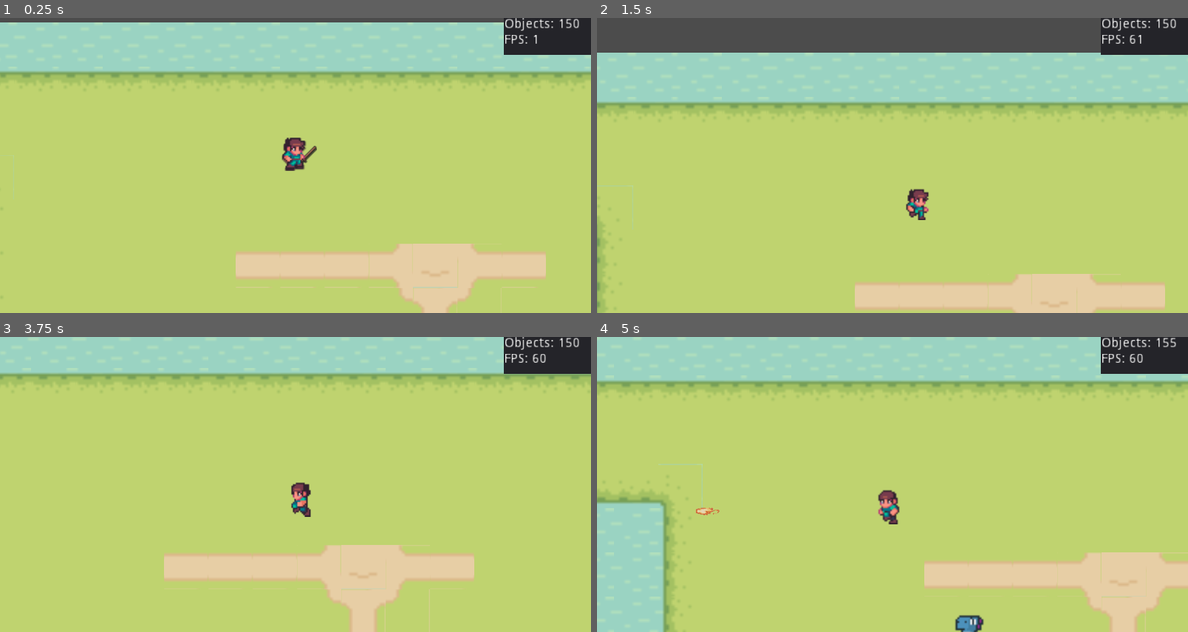
Above: before the commit, frames 1-4 (two rows, left to right).
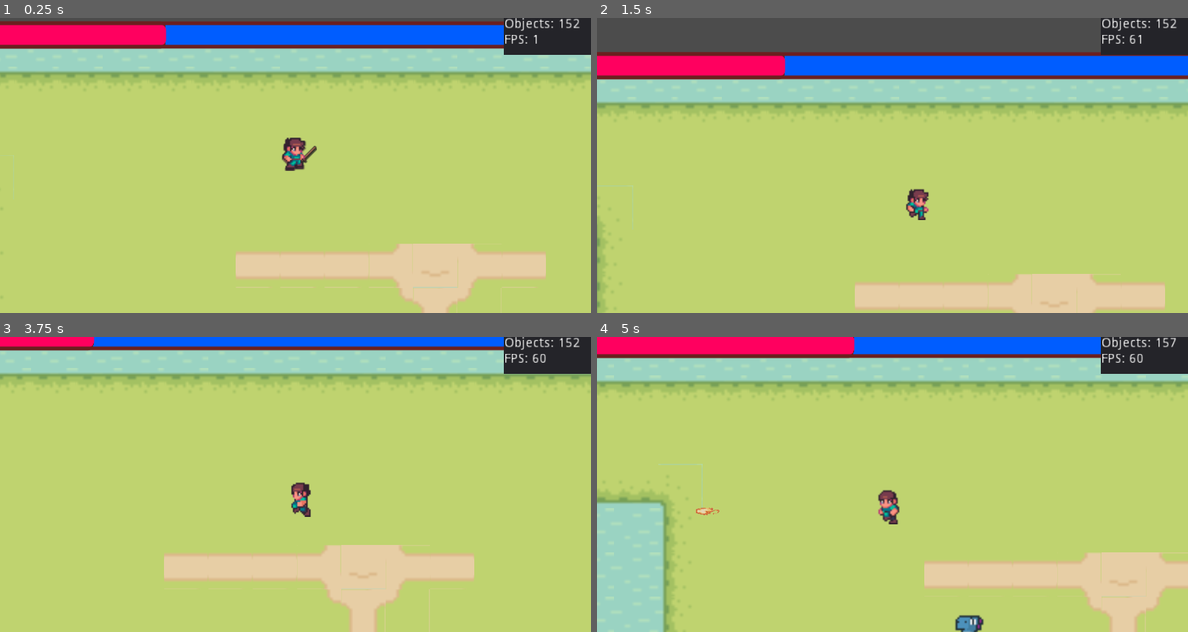
Above: after the commit, the same moments.

Repository: StoneAgeAdventure/StoneAgeAdventure
Game: Godot game, scene res://main/Main.tscn
The game is run twice, just before and just after one commit, with the same random seed, the same clock (stepped at 60 frames per second) and the same inputs.
Inputs (mouse positions are in pixels of both pictures, inside the frame that each line leads up to):
- Up to frame 1 (0.25 s): no input
- Up to frame 2 (1.5 s): move the mouse to (1022, 150) at 0.52 s; hold Right (move_right) 0.53-1.28 s; hold Space (attack) 0.53-1.28 s; move the mouse to (774, 180) at 1.27 s; hold Down (move_down) from 1.28 s (still down); click (774, 180) at 1.35 s
- Up to frame 3 (3.75 s): move the mouse to (354, 419) at 2.02 s; release Down (move_down) at 2.03 s; hold Right (move_right) 2.03-2.78 s; hold H (shoot) 2.03-2.78 s; move the mouse to (265, 543) at 2.77 s; hold Up (move_up) 2.78-3.53 s; tap Space (attack) at 2.85 s; move the mouse to (472, 528) at 3.52 s; press the mouse at (472, 528) at 3.53 s; hold Left (move_left) from 3.53 s (still down)
- Up to frame 4 (5 s): keep holding Left (move_left); move the mouse to (715, 440) at 4.27 s; release the mouse at (715, 440) at 4.28 s; tap H (shoot) at 4.35 s

The runs differ from the first frame. In frame 1, 8.0% of the frame differs, in the area x 0-99%, y 0-11%; in frame 2, 9.4%, in the area x 0-100%, y 0-21%; in frame 3, 4.1%; in frame 4, 6.2%.

Commit message:
add hp bar

Diff:
--- a/characters/blood_and_magic/BloodAndMagic.tscn
+++ b/characters/blood_and_magic/BloodAndMagic.tscn
@@ -1,18 +1,40 @@
-[gd_scene load_steps=3 format=2]
+[gd_scene load_steps=5 format=2]
 
-[ext_resource path="res://characters/blood_and_magic/HBoxContainer.gd" type="Script" id=1]
-[ext_resource path="res://pictures/shop/barGreen_horizontalMid.png" type="Texture" id=2]
+[ext_resource path="res://characters/blood_and_magic/ProgressBar.gd" type="Script" id=1]
+
+[sub_resource type="StyleBoxFlat" id=1]
+bg_color = Color( 0.109804, 0.364706, 0.141176, 1 )
+border_width_left = 2
+border_width_top = 2
+border_width_right = 2
+border_width_bottom = 2
+border_color = Color( 0.0509804, 0.443137, 0.109804, 1 )
+corner_radius_top_left = 2
+corner_radius_top_right = 2
+corner_radius_bottom_right = 2
+corner_radius_bottom_left = 2
+
+[sub_resource type="StyleBoxFlat" id=2]
+bg_color = Color( 0.0352941, 0.976471, 0.0509804, 1 )
+border_width_left = 2
+border_width_top = 2
+border_width_bottom = 2
+border_color = Color( 0.0509804, 0.443137, 0.109804, 1 )
+corner_radius_top_left = 2
+corner_radius_top_right = 2
+corner_radius_bottom_right = 2
+corner_radius_bottom_left = 2
+
+[sub_resource type="Theme" id=3]
+ProgressBar/styles/bg = SubResource( 1 )
+ProgressBar/styles/fg = SubResource( 2 )
 
 [node name="BloodAndMagic" type="Node2D"]
-
-[node name="HBoxContainer" type="HBoxContainer" parent="."]
-margin_right = 451.0
-margin_bottom = 52.0
-custom_constants/separation = 0
 script = ExtResource( 1 )
 
-[node name="TextureRect" type="TextureRect" parent="."]
-margin_right = 4.49e+07
-margin_bottom = 40.0
-rect_scale = Vector2( 1e-05, 1 )
-texture = ExtResource( 2 )
+[node name="ProgressBar" type="ProgressBar" parent="."]
+margin_right = 451.0
+margin_bottom = 14.0
+theme = SubResource( 3 )
+value = 50.0
+percent_visible = false
--- a/characters/blood_and_magic/HBoxContainer.gd
+++ b/characters/blood_and_magic/HBoxContainer.gd
@@ -1,4 +1,4 @@
-extends HBoxContainer
+extends Control
 
 class_name Blood
 # Declare member variables here. Examples:
@@ -18,7 +18,10 @@
 # Called when the node enters the scene tree for the first time.
 func _ready():
 	pass # Replace with function body.
-	set_blood_and_magic(100,1)
+	set_blood_and_magic(20,1)
+	set_blood_and_magic(20,1)
+	set_blood_and_magic(20,1)
+
 
 func set_blood_and_magic(amount: int,choice: int):
 
@@ -35,11 +38,14 @@
 	var newnode =  TextureRect.new()
 	(newnode as TextureRect).texture = _texture_head
 	self.add_child(newnode)
+	var tmp_len := 18 * amount + 9
 	if amount > 2:
 		newnode = TextureRect.new()
 		(newnode as TextureRect).texture = _texture_mid
-		(newnode as TextureRect).rect_scale = Vector2(amount,1)
+		(newnode as TextureRect).rect_scale = Vector2(amount, 1)
+		(newnode as TextureRect).set_position(Vector2(9, 0))
 		self.add_child(newnode)
 	newnode = TextureRect.new()
 	(newnode as TextureRect).texture = _texture_tail
+	(newnode as TextureRect).rect_position = Vector2(tmp_len, 0)
 	self.add_child(newnode)
--- /dev/null
+++ b/characters/blood_and_magic/ProgressBar.gd
@@ -0,0 +1,35 @@
+extends Node2D
+
+export (Color) var border_color = Color.black
+export (Color) var background_color = Color.aqua
+export (Color) var foreground_color = Color.green
+
+func _ready():
+	var fg_style := StyleBoxFlat.new()
+	var bg_style := StyleBoxFlat.new()
+	fg_style.border_color = border_color
+	fg_style.bg_color = foreground_color
+	bg_style.border_color = border_color
+	bg_style.bg_color = background_color
+
+	fg_style.border_width_left = 2
+	fg_style.border_width_top = 2
+	fg_style.border_width_bottom = 2
+	fg_style.corner_radius_bottom_left = 2
+	fg_style.corner_radius_bottom_right = 2
+	fg_style.corner_radius_top_left = 2
+	fg_style.corner_radius_top_right = 2
+
+	bg_style.border_width_left = 2
+	bg_style.border_width_top = 2
+	bg_style.border_width_bottom = 2
+	bg_style.border_width_right = 2
+	bg_style.corner_radius_bottom_left = 2
+	bg_style.corner_radius_bottom_right = 2
+	bg_style.corner_radius_top_left = 2
+	bg_style.corner_radius_top_right = 2
+	($ProgressBar.theme).set_stylebox("fg", "ProgressBar", fg_style)
+	($ProgressBar.theme).set_stylebox("bg", "ProgressBar", bg_style)
+
+func _process(delta):
+	pass
--- a/main/Main.tscn
+++ b/main/Main.tscn
@@ -7,6 +7,7 @@
 [ext_resource path="res://camera/Camera2D.tscn" type="PackedScene" id=5]
 [ext_resource path="res://settings/GameSetting.tscn" type="PackedScene" id=6]
 [ext_resource path="res://box/Box.tscn" type="PackedScene" id=7]
+[ext_resource path="res://characters/blood_and_magic/BloodAndMagic.tscn" type="PackedScene" id=8]
 
 [node name="Main" type="Control"]
 anchor_right = 1.0
@@ -97,3 +98,8 @@
 margin_right = 20.0
 margin_bottom = -3.99998
 rect_scale = Vector2( 0.888889, 1.02798 )
+
+[node name="BloodAndMagic" parent="." instance=ExtResource( 8 )]
+border_color = Color( 0.423529, 0.12549, 0.12549, 1 )
+background_color = Color( 0, 0.368627, 1, 1 )
+foreground_color = Color( 1, 0, 0.376471, 1 )
--- a/project.godot
+++ b/project.godot
@@ -9,7 +9,7 @@
 config_version=4
 
 _global_script_classes=[ {
-"base": "HBoxContainer",
+"base": "Control",
 "class": "Blood",
 "language": "GDScript",
 "path": "res://characters/blood_and_magic/HBoxContainer.gd"
Not shown: 1 places in main/Main.tscn that only renumber resources
